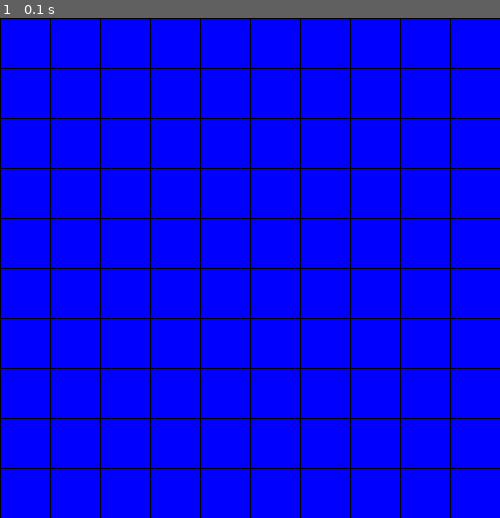
Above: before the commit, frame 1.
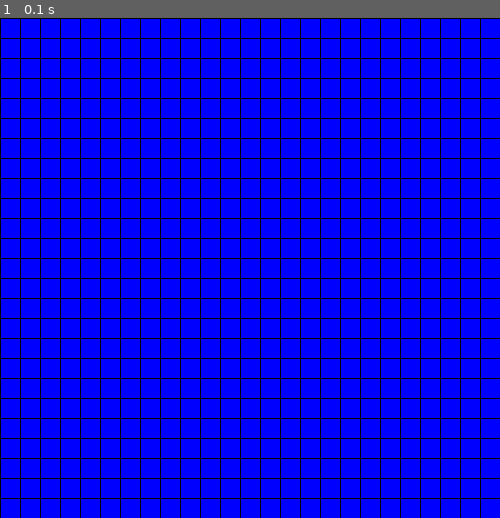
Above: after the commit, the same moment.

Repository: TKC002/pygame_practice
Game: pygame game, started from mine_sweeper.py
The game is run twice, just before and just after one commit, with the same random seed, the same clock (stepped at 60 frames per second) and the same inputs.
Inputs:
- Up to frame 1 (0.1 s): no input

The runs differ from the first frame. In frame 1, 9.6% of the frame differs, in the area x 0-100%, y 0-100%.

Commit message:
make point vector

Diff:
--- a/lib/shape/shape.py
+++ b/lib/shape/shape.py
@@ -16,19 +16,62 @@
     def contain(self, point):
         pass
 
+    # @abstractmethod
+    # def pararell_move(self, direction):
+    #     pass
+
+class Vector:
+    def __init__(self, elems):
+        if isinstance(elems, Vector):
+            self.elems = elems.elems
+        else:
+            self.elems = elems
+        self.dim = len(elems)
+        tmp = 0
+        for e in self.elems:
+            tmp += e**2
+        res = math.sqrt(tmp)
+        self.length = res
+
+    def __add__(self, other):
+        elems = [e0+e1 for e0,e1 in zip(self.elems, other.elems)]
+        return Vector(elems)
+
+    def __sub__(self, other):
+        elems = [e0-e1 for e0,e1 in zip(self.elems, other.elems)]
+        return Vector(elems)
+
+    def __len__(self):
+        return self.dim
+
+    def __getitem__(self, position):
+        return self.elems[position]
+
+    def inner_product(self, other):
+        if self.dim != other.dim:
+            print('vector1 and vector2 must be same length.')
+            return False
+        res = 0
+        for e1, e2 in zip(self.elems, other.elems):
+            res += e1*e2
+        return res
+
 class Segment(Shape):
-    def __init__(self, color, vertices):
+    def __init__(self, color, vertice0, vertice1):
+        # vertices : list of list
         self.color = color
-        self.s = vertices[0] # A
-        self.e = vertices[1] # B
-
-        self.length = math.sqrt((self.e[0]-self.s[0])**2+(self.e[1]-self.s[1])**2)
+        # A
+        self.s = Vector(vertice0)
+        # B
+        self.e = Vector(vertice1)
+        self.vec = self.e-self.s
+        self.length = self.vec.length
 
     def area(self):
         return 0
 
     def draw(self, screen):
-        pygame.draw.line(surface=screen, color=self.color, start_pos=self.s, end_pos=self.e)
+        pygame.draw.line(surface=screen, color=self.color, start_pos=self.s.elems, end_pos=self.e.elems)
 
     def cross(self, seg):
         # determin whether two segments cross
@@ -43,33 +86,36 @@
             return False
 
     def contain(self, point):
-        vec = [self.e[0]-self.s[0], self.e[1]-self.s[1]] # B-A
-        point_vec = [point[0]-self.s[0], point[1]-self.s[1]] # P-A
+        if not isinstance(point, Vector):
+            point = Vector(point)
+        point_vec = point-self.s
 
-        point_vec_length = math.sqrt(point_vec[0]**2+point_vec[1]**2)
-
-        if inner_product(vec, point_vec) == self.length*point_vec_length:
-            if self.length >= point_vec_length:
+        if self.vec.inner_product(point_vec) == self.length*point_vec.length:
+            if self.length >= point_vec.length:
                 return True
         return False
 
+    def pararell_move(self, direction):
+        self.s = self.s + direction
+        self.e = self.e+direction
+
 class Polygon(Shape):
     def __init__(self, color, vertices, edge_color=None):
-        # vertices: list of array-like
+        # vertices: list of list
         # vertice: (x,y)
         self.color = color
         if edge_color is None:
             self.edge_color = color
         else:
             self.edge_color = edge_color
-        self.vertices = [list(vertice) for vertice in vertices]
+        self.vertices = [Vector(vertice) for vertice in vertices]
         self.n = len(vertices)
         self.edges=[]
 
         for i in range(self.n):
-            current = self.vertices[i]
-            next = self.vertices[(i+1)%self.n]
-            edge = Segment(self.edge_color, [current, next])
+            current = vertices[i]
+            next = vertices[(i+1)%self.n]
+            edge = Segment(self.edge_color, current, next)
             self.edges.append(edge)
 
     def area(self):
@@ -84,19 +130,19 @@
         return res
 
     def draw(self, screen, draw_edge=False):
-        pygame.draw.polygon(surface=screen, color=self.color, points=self.vertices)
+        vertices = [vec.elems for vec in self.vertices]
+        pygame.draw.polygon(surface=screen, color=self.color, points=vertices)
         if draw_edge:
             for edge in self.edges:
                 edge.draw(screen)
 
     def contain(self, point):
-        seg = Segment(None, [point, (point[0],65535)])
+        seg = Segment(None, point, (point[0],65535))
         cross_num=0
         for i in range(self.n):
             if self.edges[i].contain(point):
                 return True
             if self.edges[i].cross(seg):
-                print(i)
                 cross_num+=1
         if cross_num%2==1:
             return True
--- a/mine_sweeper.py
+++ b/mine_sweeper.py
@@ -31,7 +31,7 @@
 
 screen_width = 500
 screen_height = 500
-square_size = 50
+square_size = 20
 sw = screen_width//square_size
 sh = screen_height//square_size
 bomb_num = 20
@@ -47,7 +47,7 @@
 
 for has_bomb in has_bombs:
     i = has_bomb//sh
-    j = has_bomb//sw
+    j = has_bomb%sw
     squares[i][j].has_bomb = True
 
 running = True
Not shown, changed: README.md
Empty file added: requirement.txt
